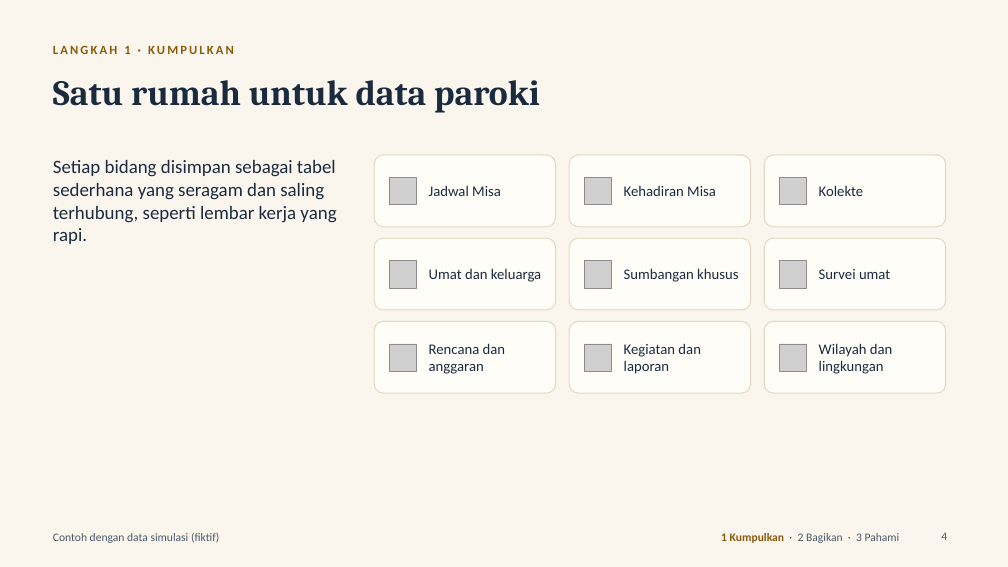
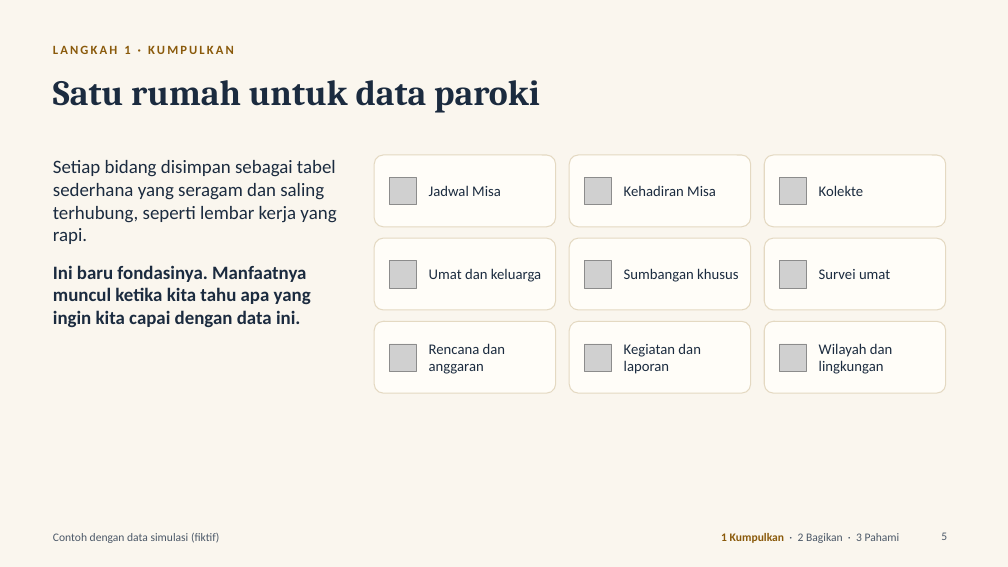
Before and after one commit to mizuruka92/church-activties, a slide deck: slide 5 of docs/presentation/pusat_informasi_paroki_dewan.pptx (slide 4 before the commit). Drawn at 1008x567 pixels with LibreOffice and Linux fonts; fonts in the diff are those of the drawing; grey boxes stand for pictures. Boxes give left, top, right and bottom in pixels: in the first picture for what was removed or moved away, otherwise in the second. Text is boxed around its words. In the diff, an @@ line names an element or a change of style, - is before the commit and + after.

```diff
--- a/docs/presentation/pusat_informasi_paroki_dewan.pptx
+++ b/docs/presentation/pusat_informasi_paroki_dewan.pptx
@@ text at box(53, 265, 311, 327): paragraph added @@
+Ini baru fondasinya. Manfaatnya muncul ketika kita tahu apa yang ingin kita capai dengan data ini.
@@ page number at box(941, 532, 947, 540): text changed @@
-4
+5
```
Also in this commit, not shown: 5 other slides changed, 2 slides added, 2 other files.
